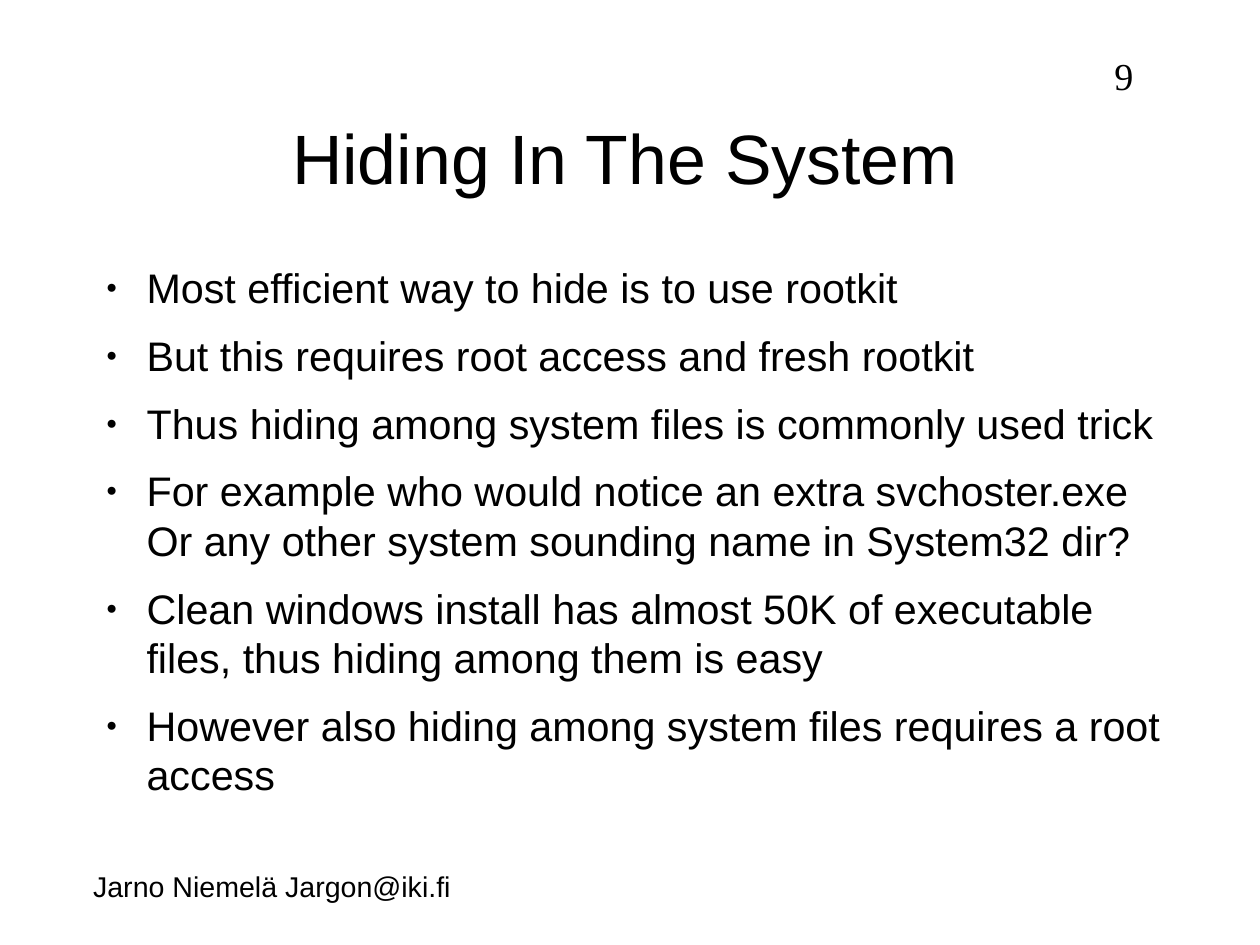
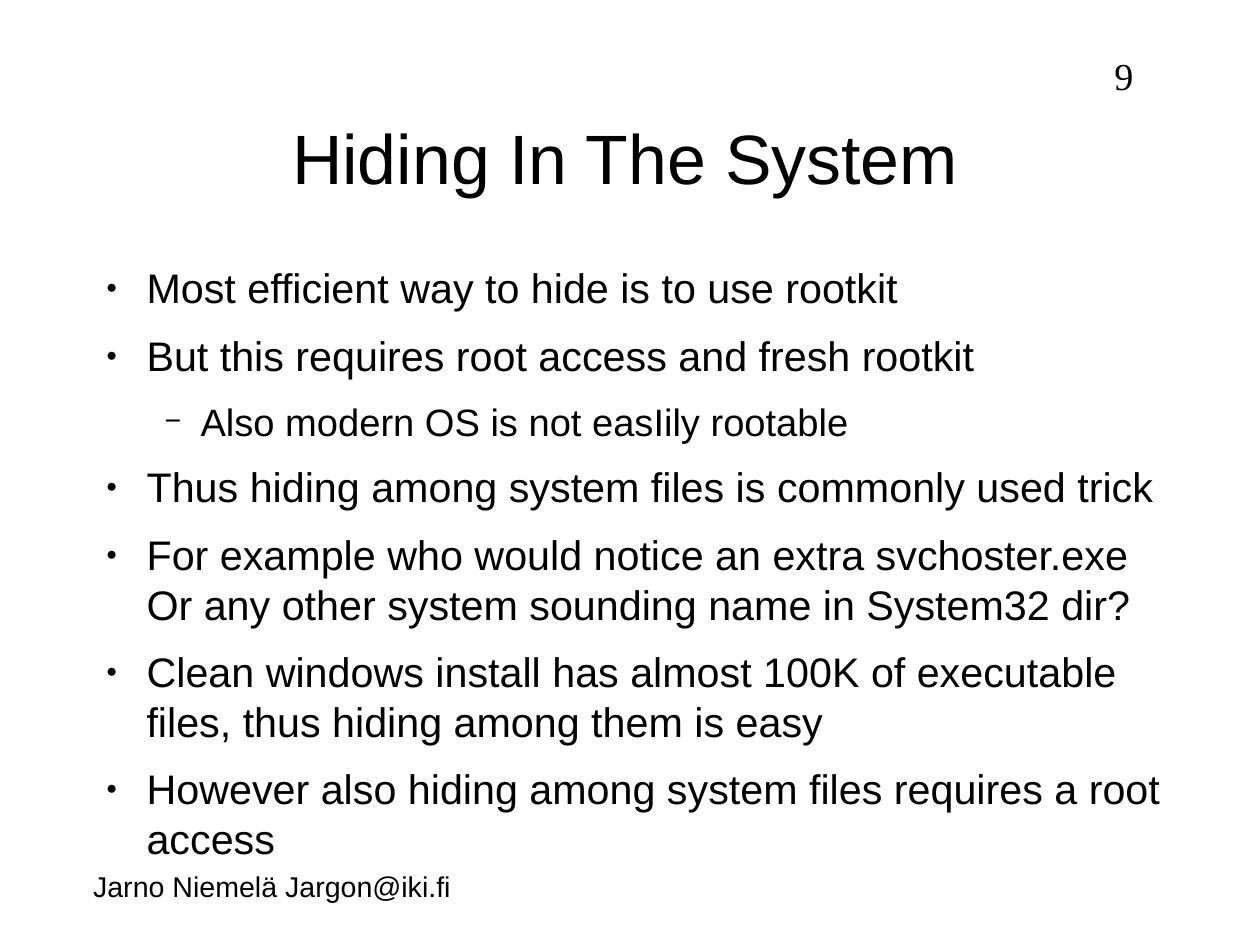
Before and after one commit to jarno-niemela/corporate_cyber_defence, a slide deck: slide 9 of Host security/Host security.odp. Drawn at 1260x945 pixels with LibreOffice and Linux fonts; fonts in the diff are those of the drawing; background and template pictures are left out. Boxes give left, top, right and bottom in pixels: in the first picture for what was removed or moved away, otherwise in the second. Text is boxed around its words. In the diff, an @@ line names an element or a change of style, - is before the commit and + after.

Commit message:
Updates

```diff
--- a/Host security/Host security.odp
+++ b/Host security/Host security.odp
@@ text at (201, 408, 849, 444): paragraph added @@
+  − Also modern OS is not easIily rootable
@@ text at (147, 657, 1117, 745): text changed @@
-● Clean windows install has almost 50K of executable files, thus hiding among them is easy
+● Clean windows install has almost 100K of executable files, thus hiding among them is easy
```
Also in this commit, not shown: 13 other slides changed, 8 slides added, 4 slides removed.
